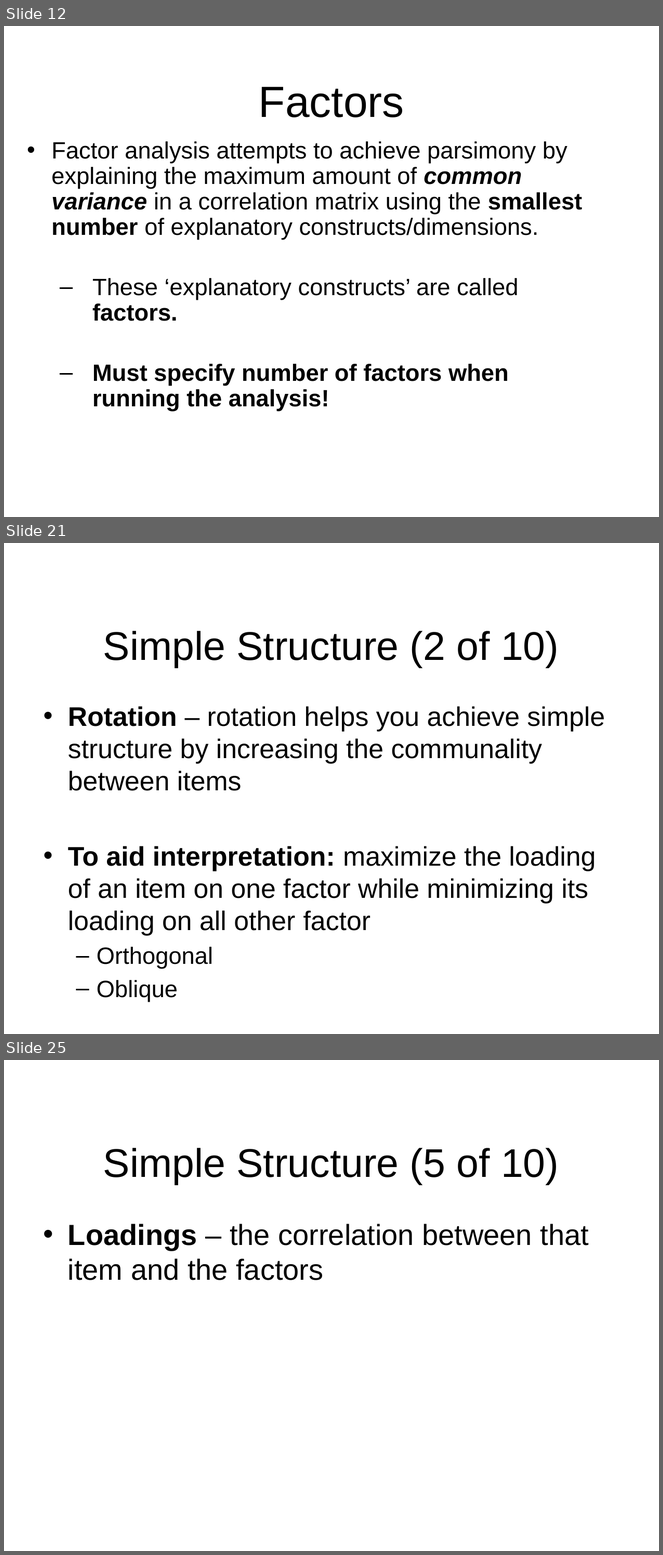
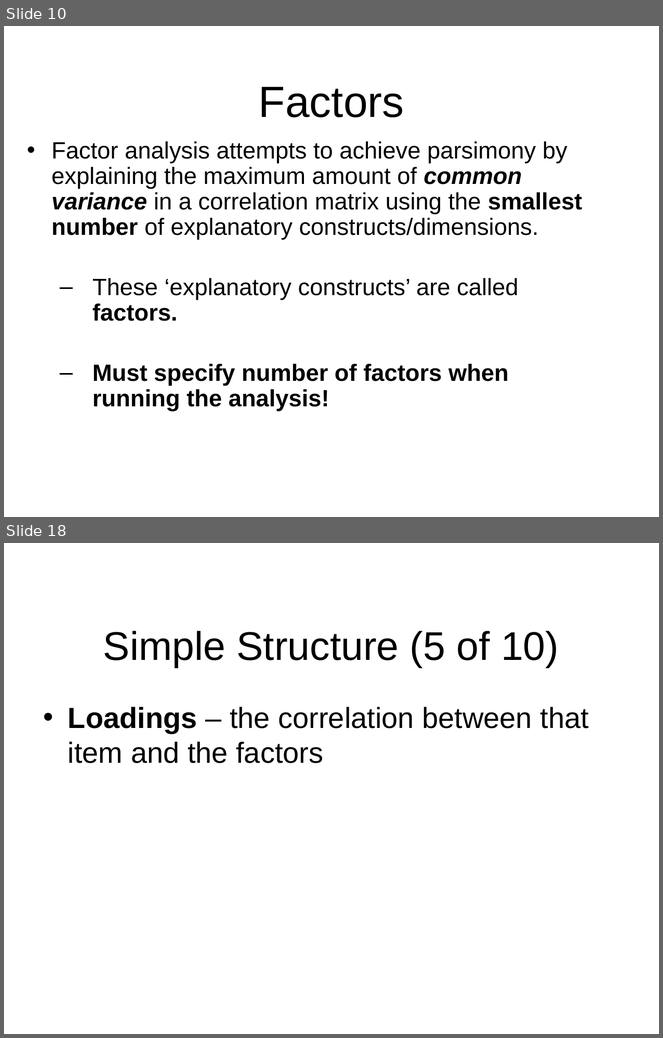
Before and after one commit to npm27/Teaching-Materials, a slide deck: Tests and Eval/Fall 25/Slides/12 Chapter 4 Part 2.pptx. Shown one above the other, each under a label of ours: slides 12, 21 and 25 before the commit, slides 10 and 18 after it; the slides between them are not shown. The pictures are 663x1555 and 663x1038 pixels, drawn with LibreOffice and Linux fonts; fonts in the diff are those of the drawing; background and template pictures are left out. Boxes give left, top, right and bottom in pixels: in the first picture for what was removed or moved away, otherwise in the second. Text is boxed around its words. In the diff, an @@ line names an element or a change of style, - is before the commit and + after.

```diff
--- a/Tests and Eval/Fall 25/Slides/12 Chapter 4 Part 2.pptx
+++ b/Tests and Eval/Fall 25/Slides/12 Chapter 4 Part 2.pptx
@@ slide 21 removed at bbox=[4, 543, 659, 1034], background #FFFFFF @@
@@ title removed at bbox=[103, 631, 559, 667] @@
-Simple Structure (2 of 10)
@@ text removed at bbox=[68, 706, 605, 969] @@
-• Rotation – rotation helps you achieve simple structure by increasing the communality between items
-• To aid interpretation: maximize the loading of an item on one factor while minimizing its loading on all other factor
-  – Orthogonal
-  – Oblique
@@ what was slide 12 is now slide 10 @@
@@ what was slide 25 is now slide 18 @@
```
Also in this commit, not shown: 14 slides changed, 7 other slides removed.
